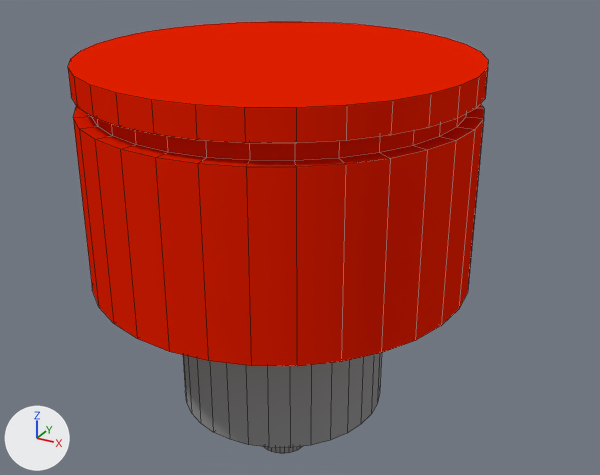
The Blender file template/engine_asix.blend, before and after one commit.
The view is the same before and after, from a 50 mm camera at (0.948, -1.628, 0.376) aimed at (0.026, 0.048, -0.461). Arrows for +X, +Y and +Z are at lower left; the lights stay in place. Mesh edges are drawn as thin lines.

Script lines for the objects in view, before the commit:
```python
me_asix = bpy.data.meshes.new('Asix')
me_asix.from_pydata(...)  # 384 vertices, 354 faces; spans x -0.463..0.463, y -0.463..0.463, z -1.057..0.0
me_asix.polygons.foreach_set('use_smooth', [True] * 354)
# faces by material slot: [161, 193]
me_asix.materials.append(mat_ironmat)  # grey #929292
me_asix.materials.append(mat_asixbase)  # red #e72000
ob_asix = bpy.data.objects.new('Asix', me_asix)
ob_asix.location = (0.0, 0.0, 0.0)
```
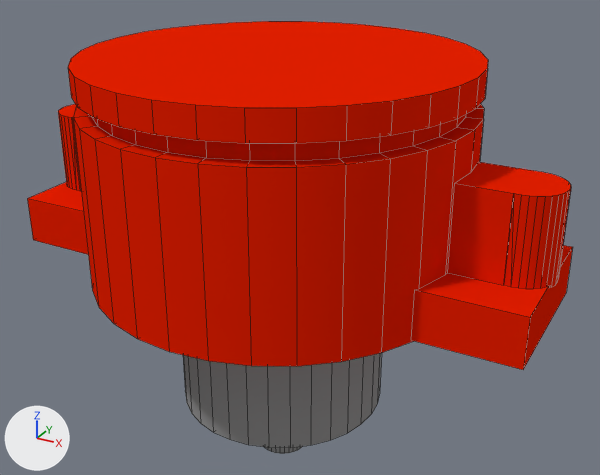
Commit message: add asix detail

Boxes [x1, y1, x2, y2] around the edits, measured in the pictures (600 x 475 px):
'Asix', reshaped (30% wider)
    before: [68, 21, 488, 454]
    after: [27, 21, 573, 454]
part 1 of me_asix, built on
    before: [381, 119, 484, 353]
    after: [27, 104, 573, 370]

Diff of the bpy script that builds the scene:
```diff
--- a/template/engine_asix.blend.py
+++ b/template/engine_asix.blend.py
@@ me_asix @@
 # used by ob_asix; location = (0.0, 0.0, 0.0)
-me_asix.from_pydata(...)  # 384 vertices, 354 faces; spans x -0.463..0.463, y -0.463..0.463, z -1.057..0.0
+me_asix.from_pydata(...)  # 528 vertices, 426 faces; spans x -0.668..0.668, y -0.463..0.463, z -1.057..0.0
+# me_asix part 1
+# 12 faces are deleted
+# 72 vertices are added at x -0.668..0.668, y -0.187..0.187, z -0.523..-0.202
+# 10 new vertices lie (0.0, 0.0, 0.005) away from vertices in x -0.463..0.463, y -0.177..0.177, z -0.528
+# 8 new vertices lie (0.0, 0.0, -0.296) away from vertices in x -0.454..0.454, y -0.177..0.177, z -0.109
+# 36 new vertices lie (0.0, 0.0, 0.203) away from vertices in x -0.655..0.655, y -0.078..0.078, z -0.405
+# 10 new vertices lie (0.0, 0.0, 0.208) away from vertices in x -0.668..0.668, y -0.03..0.03, z -0.41
+# 8 new vertices lie (0.237, 0.0, 0.0) away from vertices in x -0.659..0.422, y -0.187..0.187, z -0.523..-0.405
+# 82 new faces join them, mat_asixbase (red #e72000)
+# 2 new faces join them, mat_ironmat (grey #929292)
 me_asix.materials.append(mat_ironmat)
```
